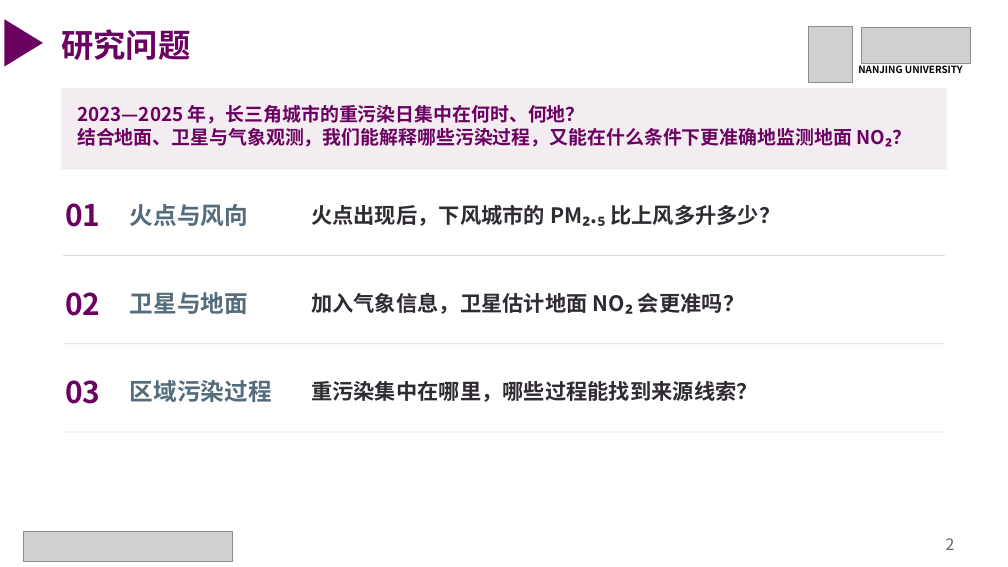
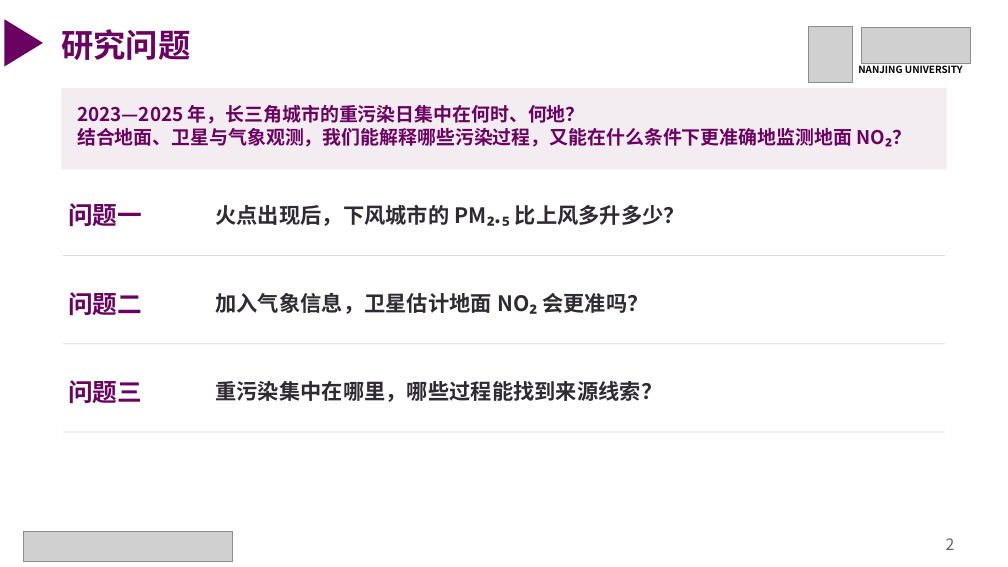
Before and after one commit to gxm-nju/china-air-pollution, a slide deck: slide 2 of docs/课堂展示.pptx. Drawn at 1008x567 pixels with LibreOffice and Linux fonts; fonts in the diff are those of the drawing; grey boxes stand for pictures. Boxes give left, top, right and bottom in pixels: in the first picture for what was removed or moved away, otherwise in the second. Text is boxed around its words. In the diff, an @@ line names an element or a change of style, - is before the commit and + after.

Commit message:
为课堂展示补全研究问题编号并精简提交材料入口

```diff
--- a/docs/课堂展示.pptx
+++ b/docs/课堂展示.pptx
@@ text at <box>68,203,142,227</box>: text changed; size 28.5 to 23.5 pt @@
-01
+问题一
@@ text removed at <box>130,204,248,226</box> @@
-火点与风向
@@ text "火点出现后，下风城市的 PM₂.₅ 比上风多升多少？": place and size @@
-text "火点出现后，下风城市的 PM₂.₅ 比上风多升多少？" at <box>311,205,780,226</box>
+text "火点出现后，下风城市的 PM₂.₅ 比上风多升多少？" at <box>215,205,685,226</box>
@@ text at <box>68,292,142,316</box>: text changed; size 28.5 to 23.5 pt @@
-02
+问题二
@@ text removed at <box>130,292,248,314</box> @@
-卫星与地面
@@ text "加入气象信息，卫星估计地面 NO₂ 会更准吗？": place and size @@
-text "加入气象信息，卫星估计地面 NO₂ 会更准吗？" at <box>311,293,744,314</box>
+text "加入气象信息，卫星估计地面 NO₂ 会更准吗？" at <box>215,293,648,314</box>
@@ text at <box>68,380,142,404</box>: text changed; size 28.5 to 23.5 pt @@
-03
+问题三
@@ text removed at <box>130,380,272,402</box> @@
-区域污染过程
@@ text "重污染集中在哪里，哪些过程能找到来源线索？": place and size @@
-text "重污染集中在哪里，哪些过程能找到来源线索？" at <box>311,381,758,402</box>
+text "重污染集中在哪里，哪些过程能找到来源线索？" at <box>215,381,662,402</box>
```
Also in this commit, not shown: 9 other slides changed, 5 other files.
